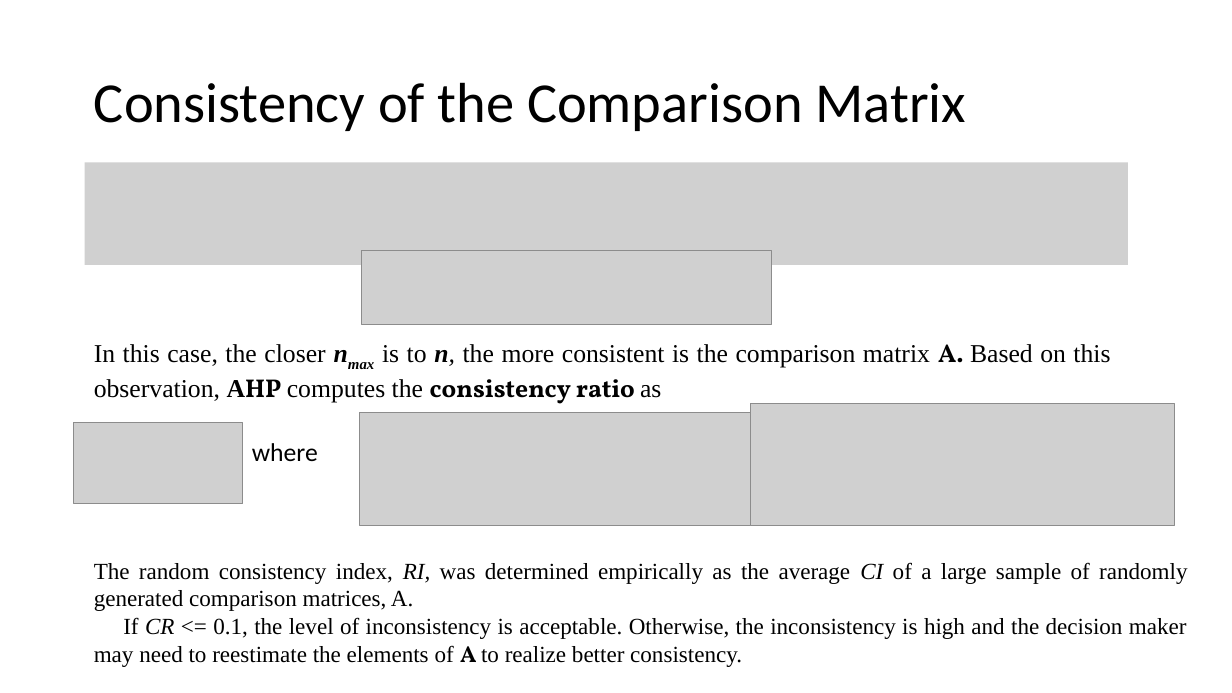
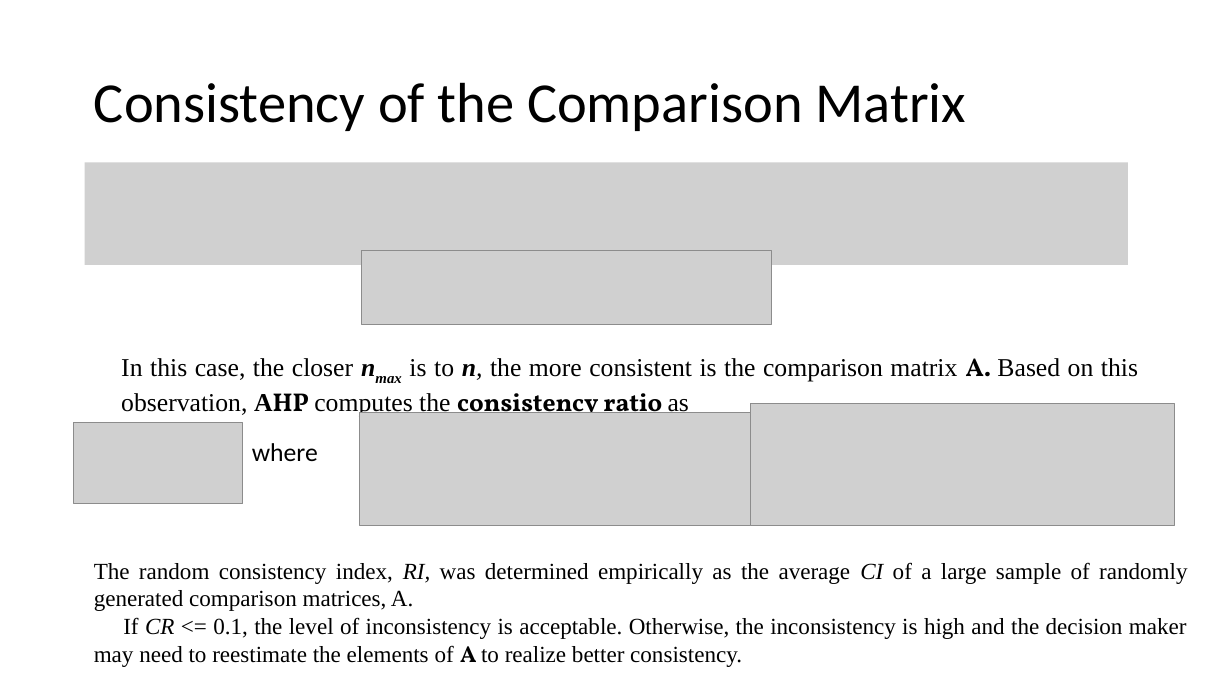
Before and after one commit to marisly/DMM, a slide deck: slide 14 of Lecture_4/Lecture 4.pptx. Drawn at 1232x693 pixels with LibreOffice and Linux fonts; fonts in the diff are those of the drawing; grey boxes stand for pictures. Boxes give left, top, right and bottom in pixels: in the first picture for what was removed or moved away, otherwise in the second. Text is boxed around its words. In the diff, an @@ line names an element or a change of style, - is before the commit and + after.

```diff
--- a/Lecture_4/Lecture 4.pptx
+++ b/Lecture_4/Lecture 4.pptx
@@ text "In this case, the closer ...": place and size @@
-text "In this case, the closer ..." at [94,344,1110,404]
+text "In this case, the closer ..." at [121,358,1138,417]
```
Also in this commit, not shown: 10 other files.
